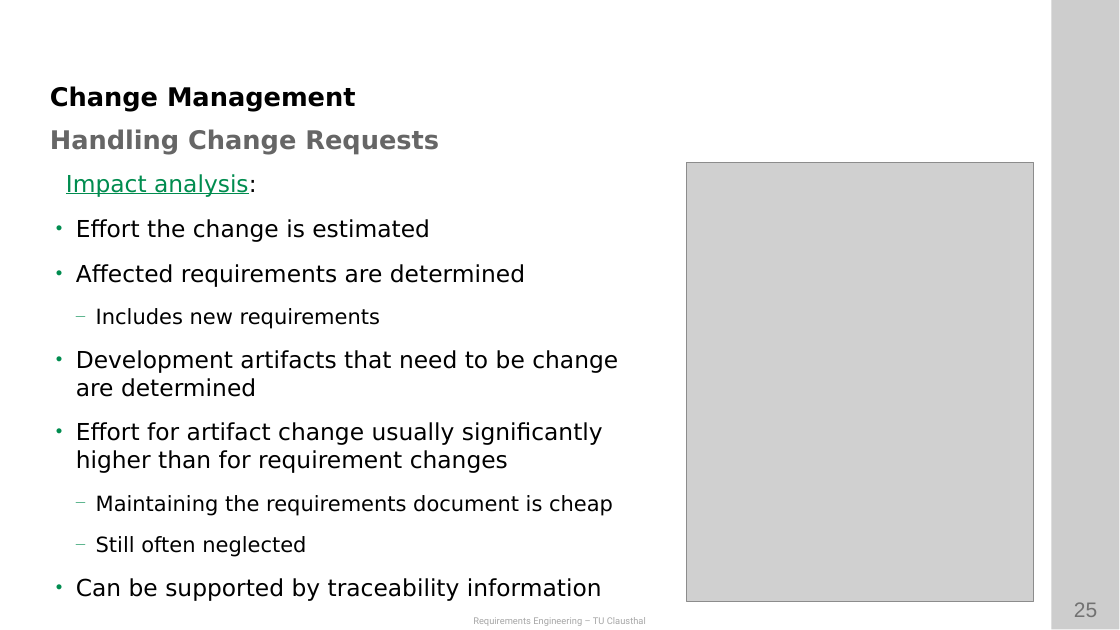
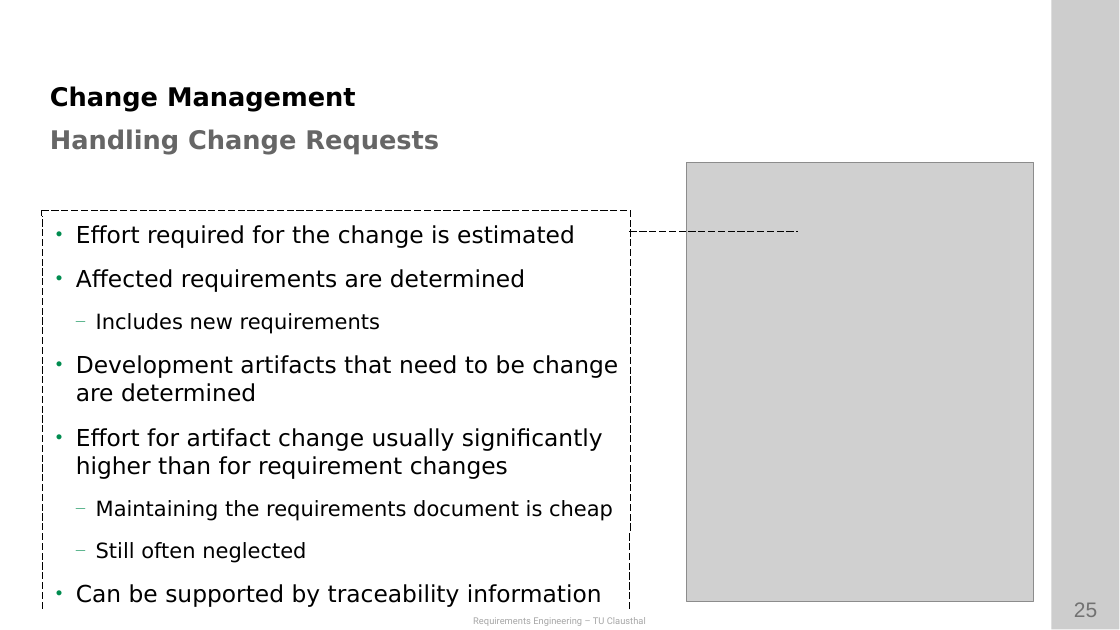
Before and after one commit to ETCE-LAB/teaching-material, a slide deck: slide 25 of Requirements-Engineering/RE-L07_Management.pptx. Drawn at 1120x630 pixels with LibreOffice and Linux fonts; fonts in the diff are those of the drawing; grey boxes stand for pictures; background and template pictures are left out. Boxes give left, top, right and bottom in pixels: in the first picture for what was removed or moved away, otherwise in the second. Text is boxed around its words. In the diff, an @@ line names an element or a change of style, - is before the commit and + after.

```diff
--- a/Requirements-Engineering/RE-L07_Management.pptx
+++ b/Requirements-Engineering/RE-L07_Management.pptx
@@ line added from (42, 210) to (42, 609), #000000 0 pt dashed @@
@@ line added from (42, 210) to (630, 210), #000000 0 pt dashed @@
@@ text at <box>76,225,575,248</box>: text changed @@
-Impact analysis:
-• Effort the change is estimated
+• Effort required for the change is estimated
@@ line added from (630, 609) to (630, 210), #000000 0 pt dashed @@
@@ line added from (630, 231) to (797, 231), #000000 0 pt dashed @@
```
Also in this commit, not shown: 6 other slides changed, 5 other files.
